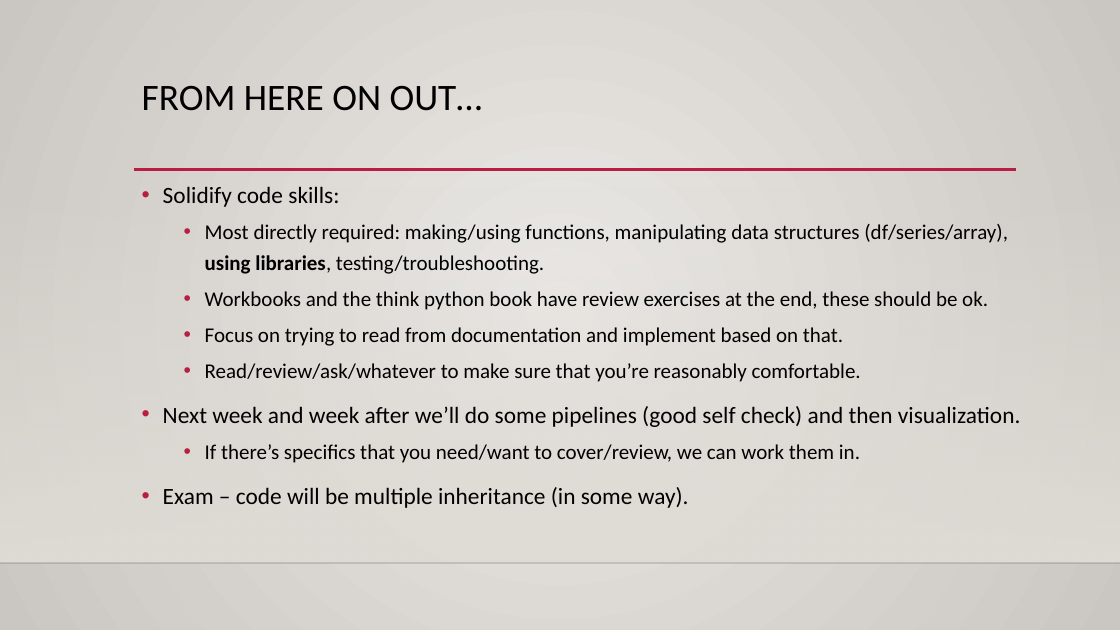
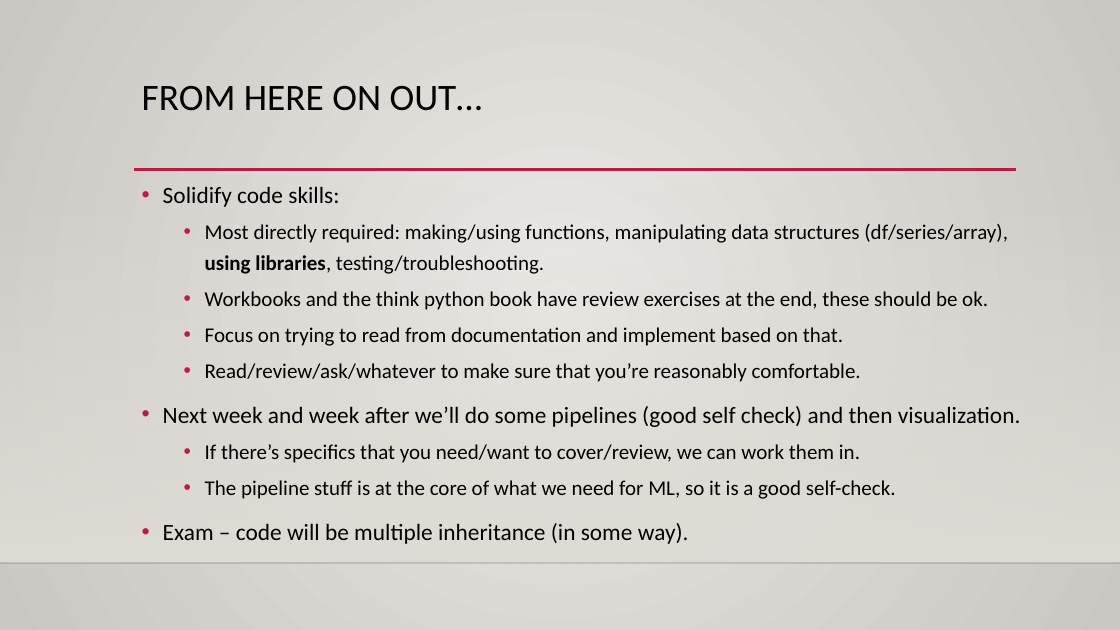
Before and after one commit to AkeemSemperDataScience/Programming_Basics_for_Machine_Learning_Students, a slide deck: slide 2 of reference_material/slides/024_search_sort.pptx (slide 3 before the commit). Drawn at 1120x630 pixels with LibreOffice and Linux fonts; fonts in the diff are those of the drawing; background and template pictures are left out. Boxes give left, top, right and bottom in pixels: in the first picture for what was removed or moved away, otherwise in the second. Text is boxed around its words. In the diff, an @@ line names an element or a change of style, - is before the commit and + after.

```diff
--- a/reference_material/slides/024_search_sort.pptx
+++ b/reference_material/slides/024_search_sort.pptx
@@ text at <box>205,480,896,499</box>: paragraph added @@
+  • The pipeline stuff is at the core of what we need for ML, so it is a good self-check.
```
Also in this commit, not shown: 5 other slides changed, 3 slides added, 2 other files.
